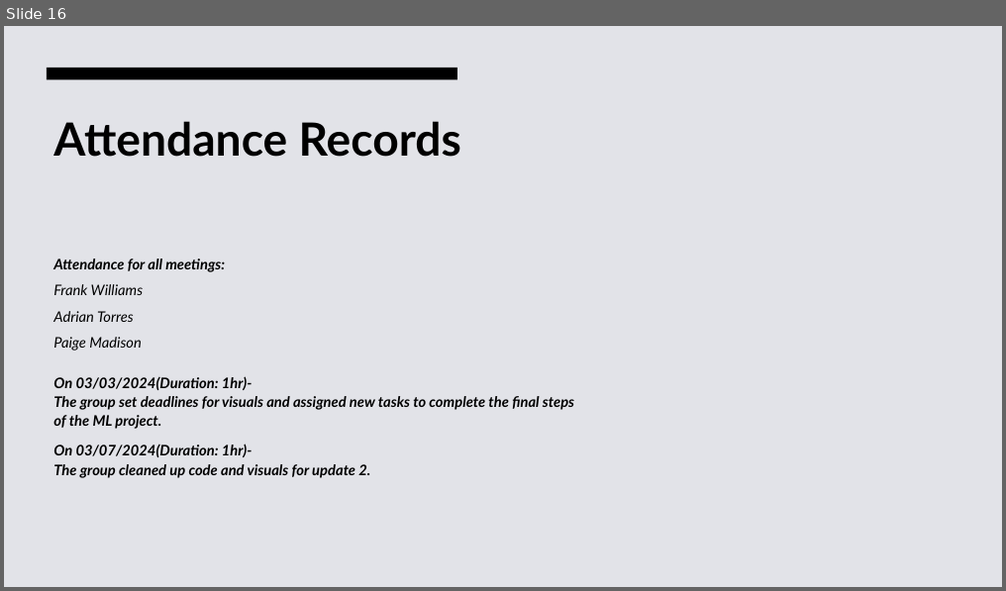
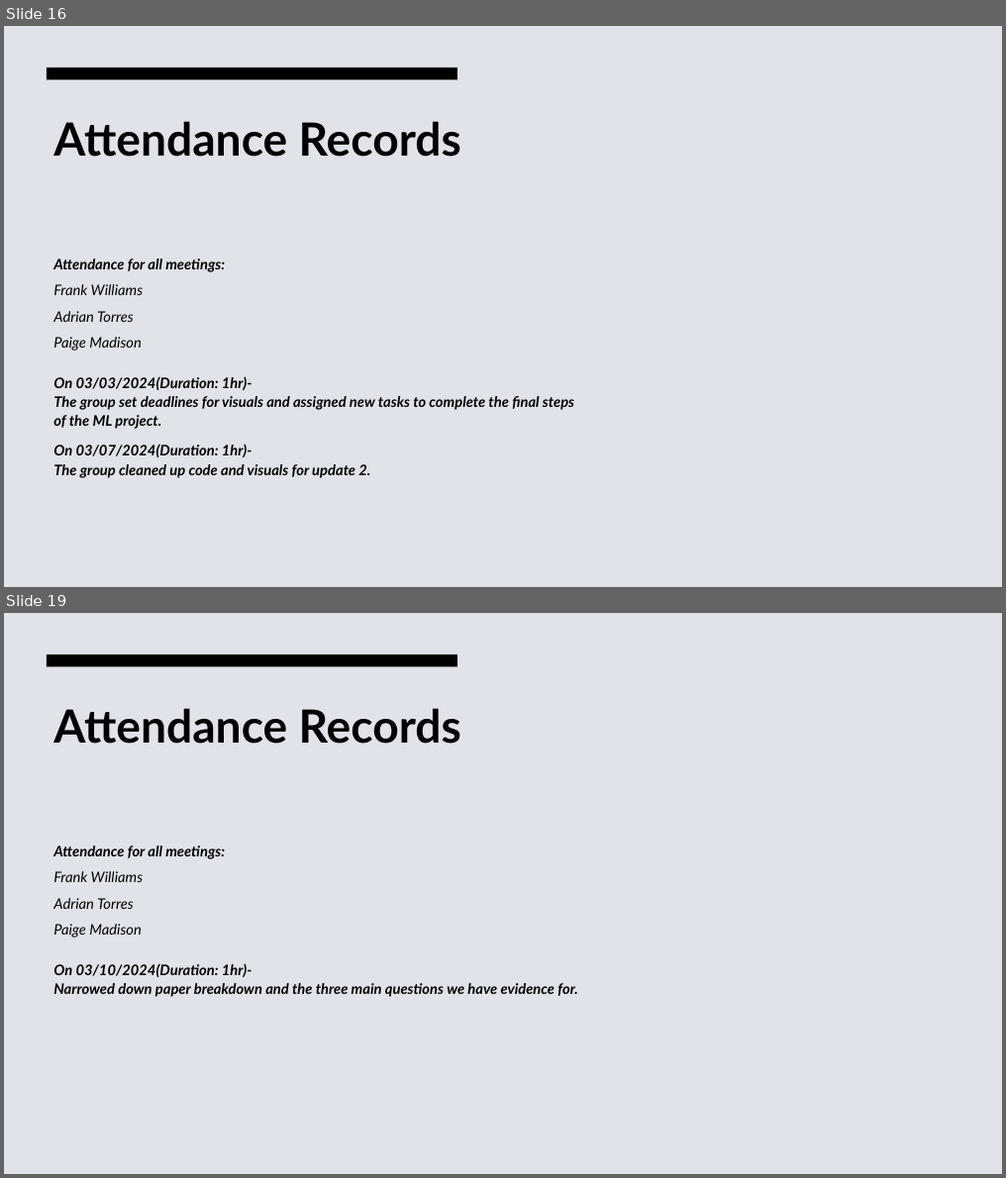
Before and after one commit to AdriandotEXE/Introduction-to-Data-Science-Heart-Attack-ML-Project, a slide deck: Final_Group_Project_Project 1.pptx. Shown one above the other, each under a label of ours: slide 16 before the commit, slides 16 and 19 after it; the slides between them are not shown. The pictures are 1006x591 and 1006x1178 pixels, drawn with LibreOffice and Linux fonts; fonts in the diff are those of the drawing. Boxes give left, top, right and bottom in pixels: in the first picture for what was removed or moved away, otherwise in the second. Text is boxed around its words. In the diff, an @@ line names an element or a change of style, - is before the commit and + after.

```diff
--- a/Final_Group_Project_Project 1.pptx
+++ b/Final_Group_Project_Project 1.pptx
@@ slide 19 added at (4, 613, 1002, 1174), background #E2E3E8; not listed: 1 template element that a slide beside it also shows @@
@@ title added at (54, 708, 461, 744), 44 pt, text #000000, bold @@
+Attendance Records
@@ text added at (54, 846, 225, 938), 14 pt, text #000000, italic @@
+Attendance for all meetings:
+Frank Williams
+Adrian Torres
+Paige Madison
@@ text added at (54, 963, 577, 997), 14 pt, text #000000, bold, italic @@
+On 03/10/2024(Duration: 1hr)-
+Narrowed down paper breakdown and the three main questions we have evidence for.
```
Also in this commit, not shown: 2 other slides added, 1 other file.
